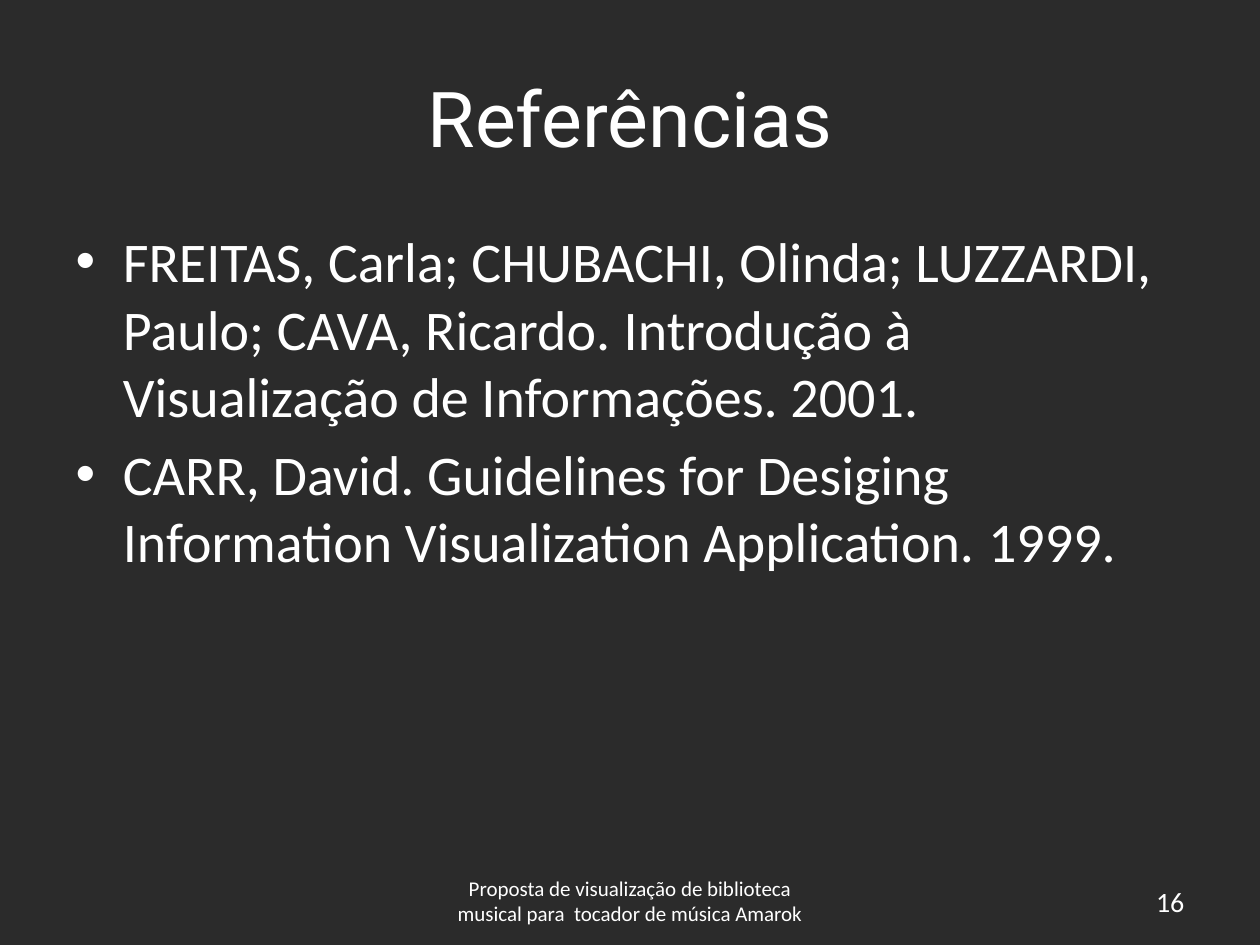
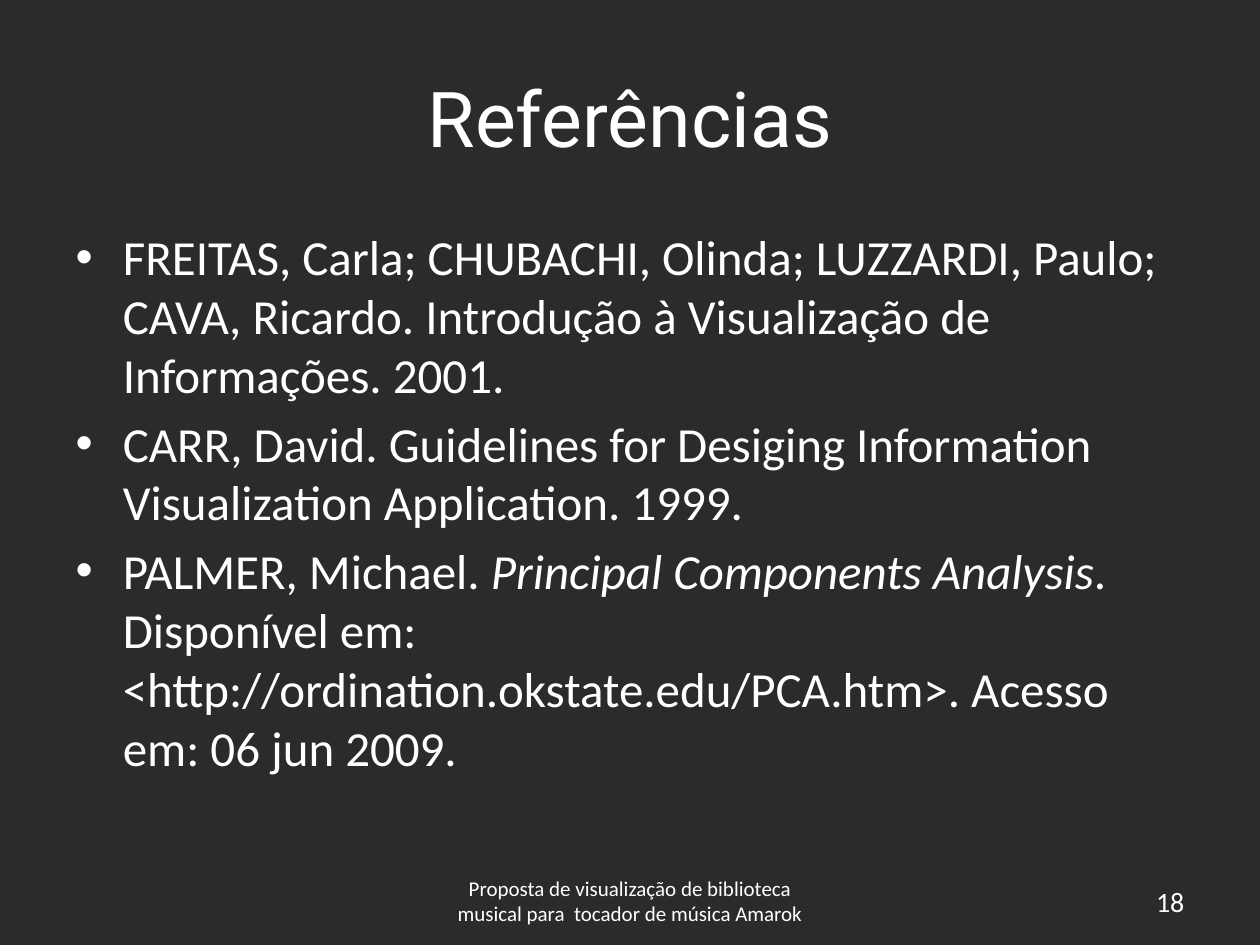
Before and after one commit to andrecaribe/yamo2a, a slide deck: slide 18 of trunk/doc/slides-enfase.pptx (slide 16 before the commit). Drawn at 1260x945 pixels with LibreOffice and Linux fonts; fonts in the diff are those of the drawing; background and template pictures are left out; a plain dark background stands for a picture behind light text. Boxes give left, top, right and bottom in pixels: in the first picture for what was removed or moved away, otherwise in the second. Text is boxed around its words. In the diff, an @@ line names an element or a change of style, - is before the commit and + after.

```diff
--- a/trunk/doc/slides-enfase.pptx
+++ b/trunk/doc/slides-enfase.pptx
@@ text at (123,241,1156,528): size 32 to 28 pt in "FREITAS, Carla; CHUBACHI, Olinda; LUZZARDI, Paulo; CAVA, ...", "CARR, David. Guidelines for Desiging Information Visualizati ..." @@
@@ text at (123,555,1108,775): paragraph added @@
+• PALMER, Michael. Principal Components Analysis. Disponível em: <http://ordination.okstate.edu/PCA.htm>. Acesso em: 06 jun 2009.
@@ page number at (1156,893,1184,912): text changed @@
-16
+18
```
Also in this commit, not shown: 1 other slide changed, 2 slides added.
